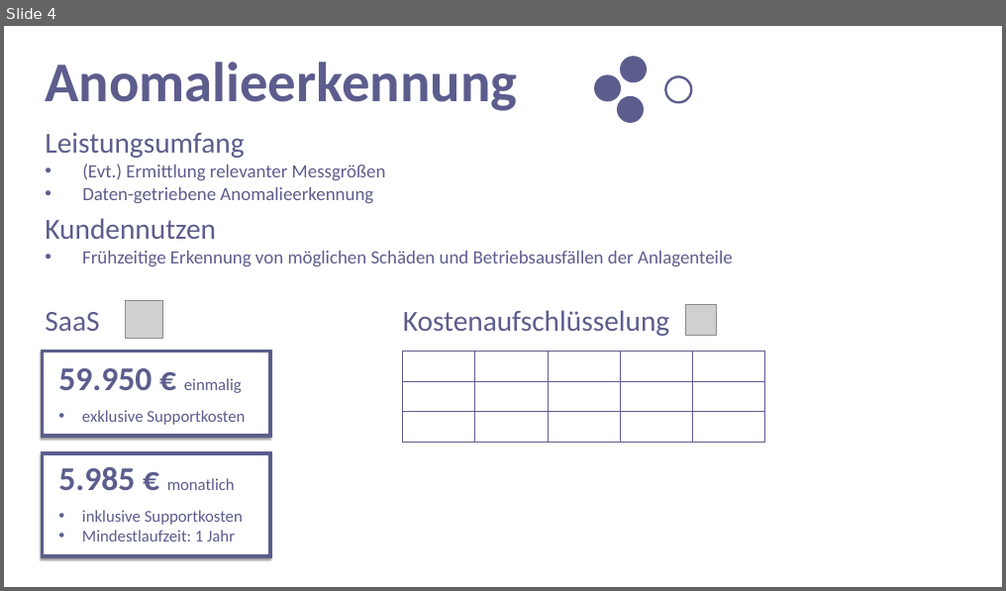
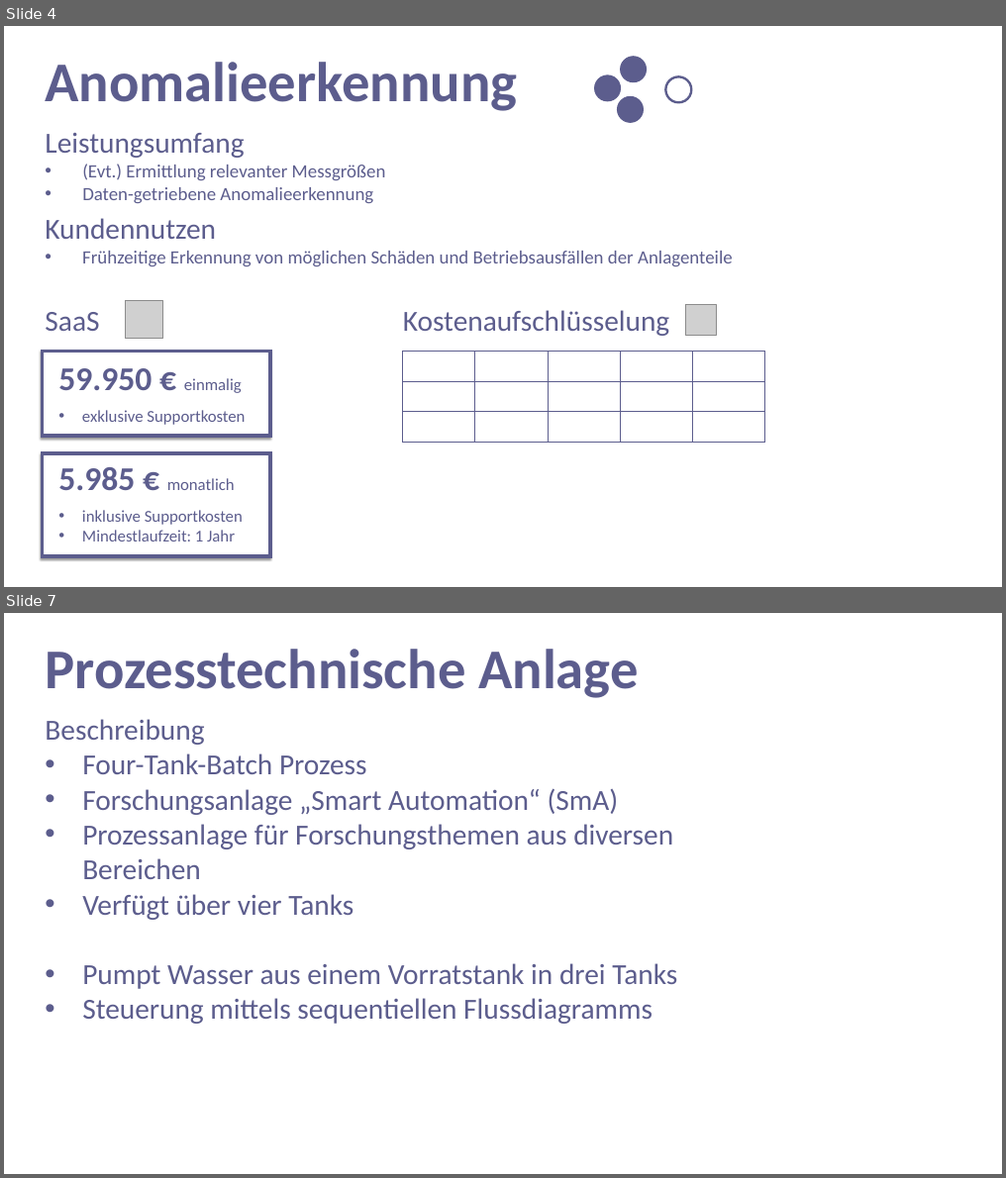
Before and after one commit to kiya1013/APuPDaten, a slide deck: Documents/Produktpraesentation.pptx. Shown one above the other, each under a label of ours: slide 4 before the commit, slides 4 and 7 after it; the slides between them are not shown. The pictures are 1006x591 and 1006x1178 pixels, drawn with LibreOffice and Linux fonts; fonts in the diff are those of the drawing; grey boxes stand for pictures. Boxes give left, top, right and bottom in pixels: in the first picture for what was removed or moved away, otherwise in the second. Text is boxed around its words. In the diff, an @@ line names an element or a change of style, - is before the commit and + after.

```diff
--- a/Documents/Produktpraesentation.pptx
+++ b/Documents/Produktpraesentation.pptx
@@ slide 7 added at (4,613,1002,1174), background #FFFFFF @@
@@ text added at (45,649,638,698), 54 pt, text #5C5D8D, bold @@
+Prozesstechnische Anlage
@@ text added at (45,719,677,1024), 28 pt, text #5C5D8D @@
+Beschreibung
+• Four-Tank-Batch Prozess
+• Forschungsanlage „Smart Automation“ (SmA)
+• Prozessanlage für Forschungsthemen aus diversen Bereichen
+• Verfügt über vier Tanks
+• Pumpt Wasser aus einem Vorratstank in drei Tanks
+• Steuerung mittels sequentiellen Flussdiagramms
```
Also in this commit, not shown: 6 other slides added.
